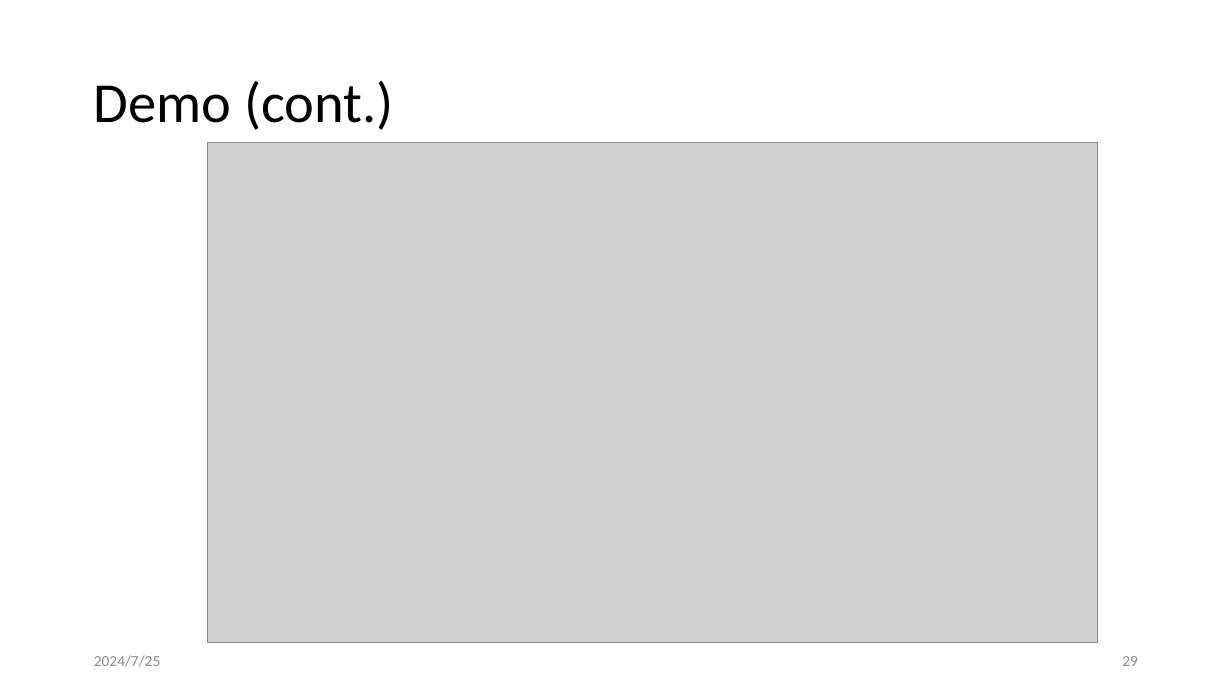
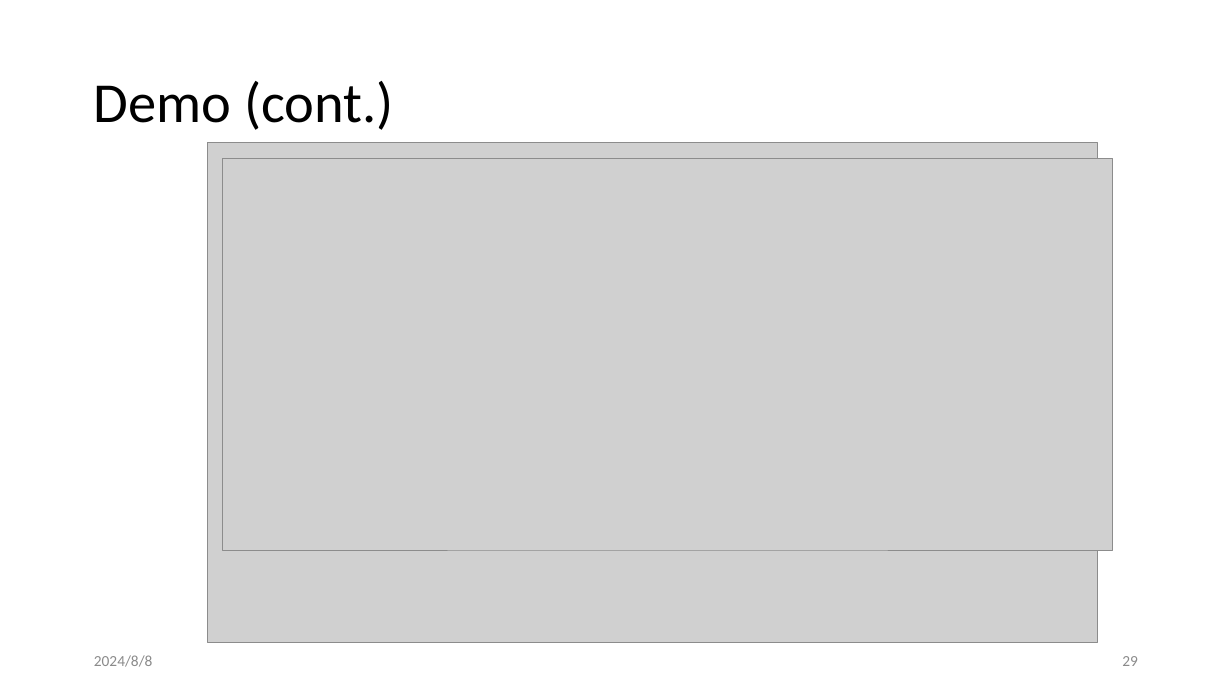
Before and after one commit to leon123858/aid-paper, a slide deck: slide 29 of docs/論文口試.pptx. Drawn at 1232x693 pixels with LibreOffice and Linux fonts; fonts in the diff are those of the drawing; grey boxes stand for pictures. Boxes give left, top, right and bottom in pixels: in the first picture for what was removed or moved away, otherwise in the second. Text is boxed around its words. In the diff, an @@ line names an element or a change of style, - is before the commit and + after.

```diff
--- a/docs/論文口試.pptx
+++ b/docs/論文口試.pptx
@@ picture added at bbox=[223, 158, 1114, 550] @@
@@ text at bbox=[94, 655, 153, 667]: text changed @@
-2024/7/25
+2024/8/8
```
Also in this commit, not shown: 30 other slides changed, 19 other files.
